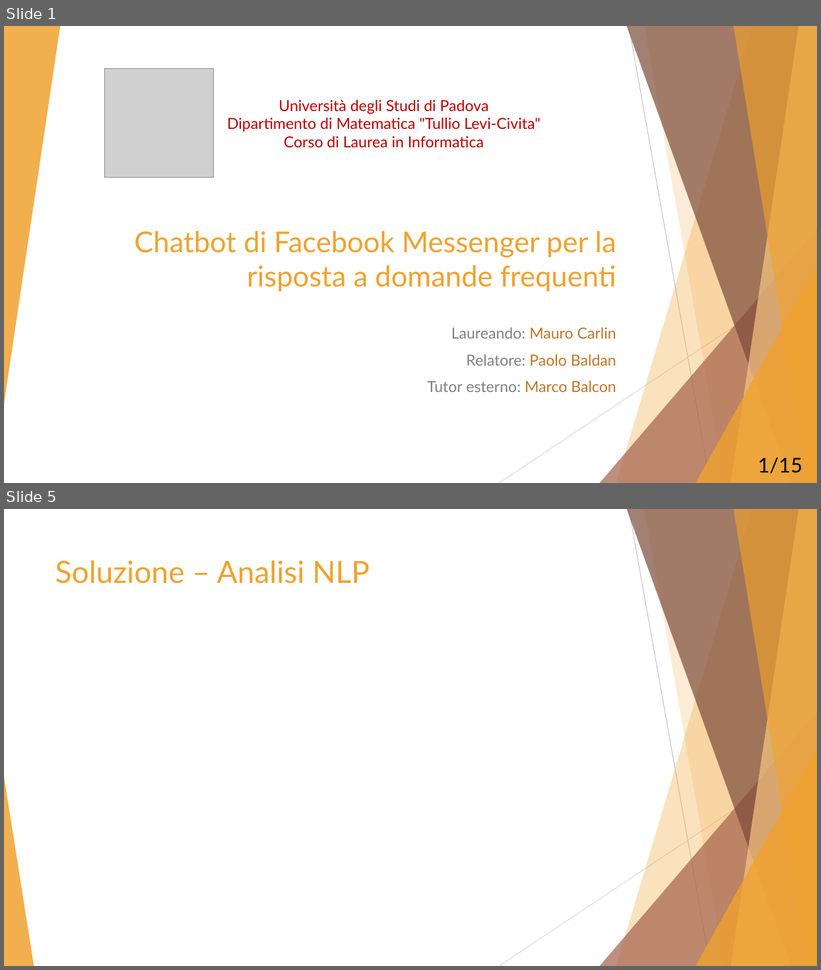
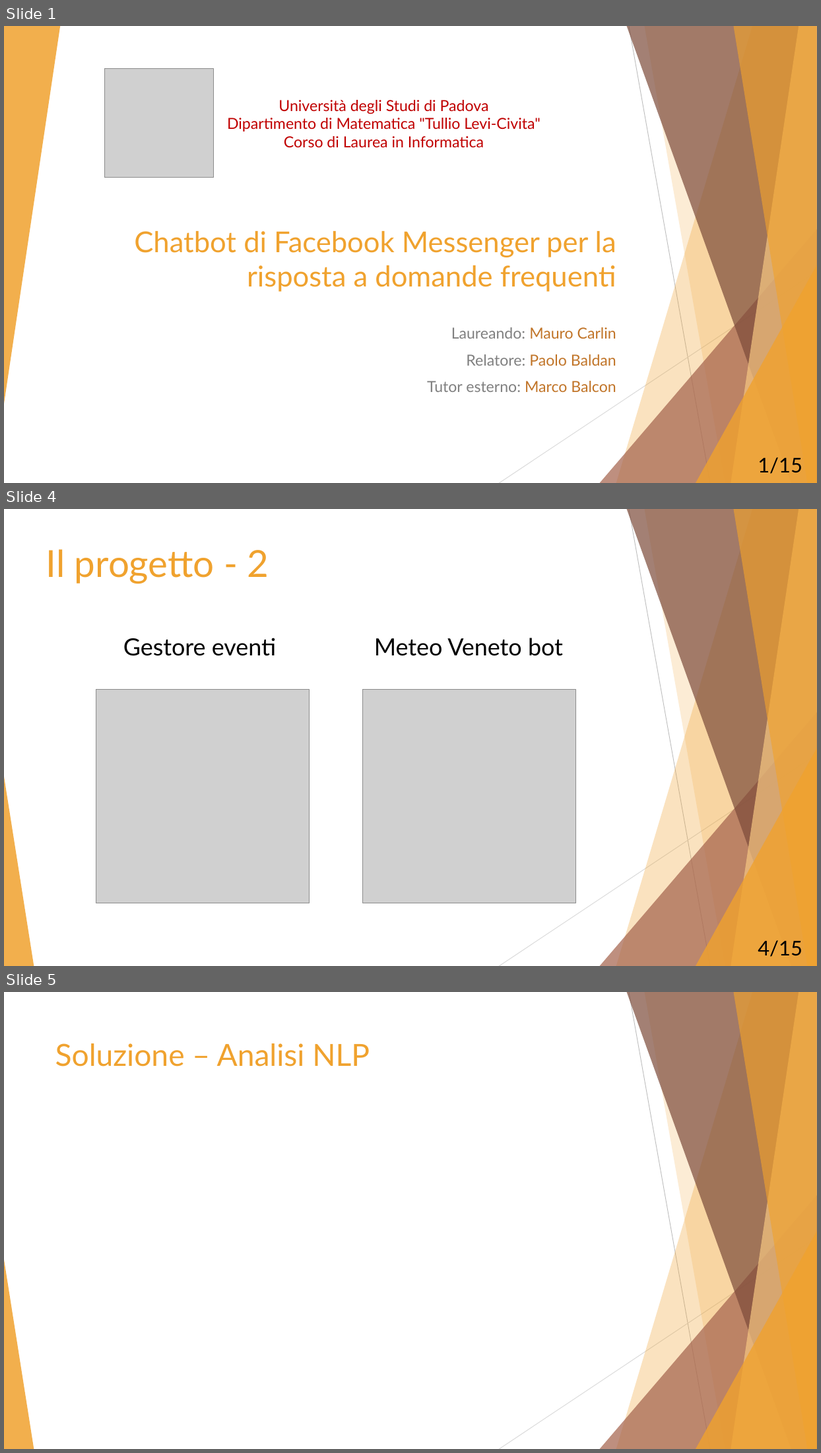
Before and after one commit to Mou95/Tesi, a slide deck: Presentazione_tesi.pptx. Shown one above the other, each under a label of ours: slides 1 and 5 before the commit, slides 1, 4 and 5 after it; the slides between them are not shown. The pictures are 821x970 and 821x1453 pixels, drawn with LibreOffice and Linux fonts; fonts in the diff are those of the drawing; grey boxes stand for pictures. Boxes give left, top, right and bottom in pixels: in the first picture for what was removed or moved away, otherwise in the second. Text is boxed around its words. In the diff, an @@ line names an element or a change of style, - is before the commit and + after.

```diff
--- a/Presentazione_tesi.pptx
+++ b/Presentazione_tesi.pptx
@@ slide 4 added at [4,509,817,966], background #FFFFFF; not listed: 10 template elements that a slide beside it also shows @@
@@ text added at [46,549,269,584], 44 pt, text #F0A22E @@
+Il progetto - 2
@@ text added at [123,638,276,656], 28 pt, text #000000 @@
+Gestore eventi
@@ text added at [374,638,563,656], 28 pt, text #000000 @@
+Meteo Veneto bot
@@ picture added at [96,690,310,903] @@
@@ picture added at [362,690,576,903] @@
@@ text added at [758,941,803,957], 24 pt, text #000000 @@
+4/15
```
Also in this commit, not shown: 2 slides changed, 1 slide removed, 8 other files.
